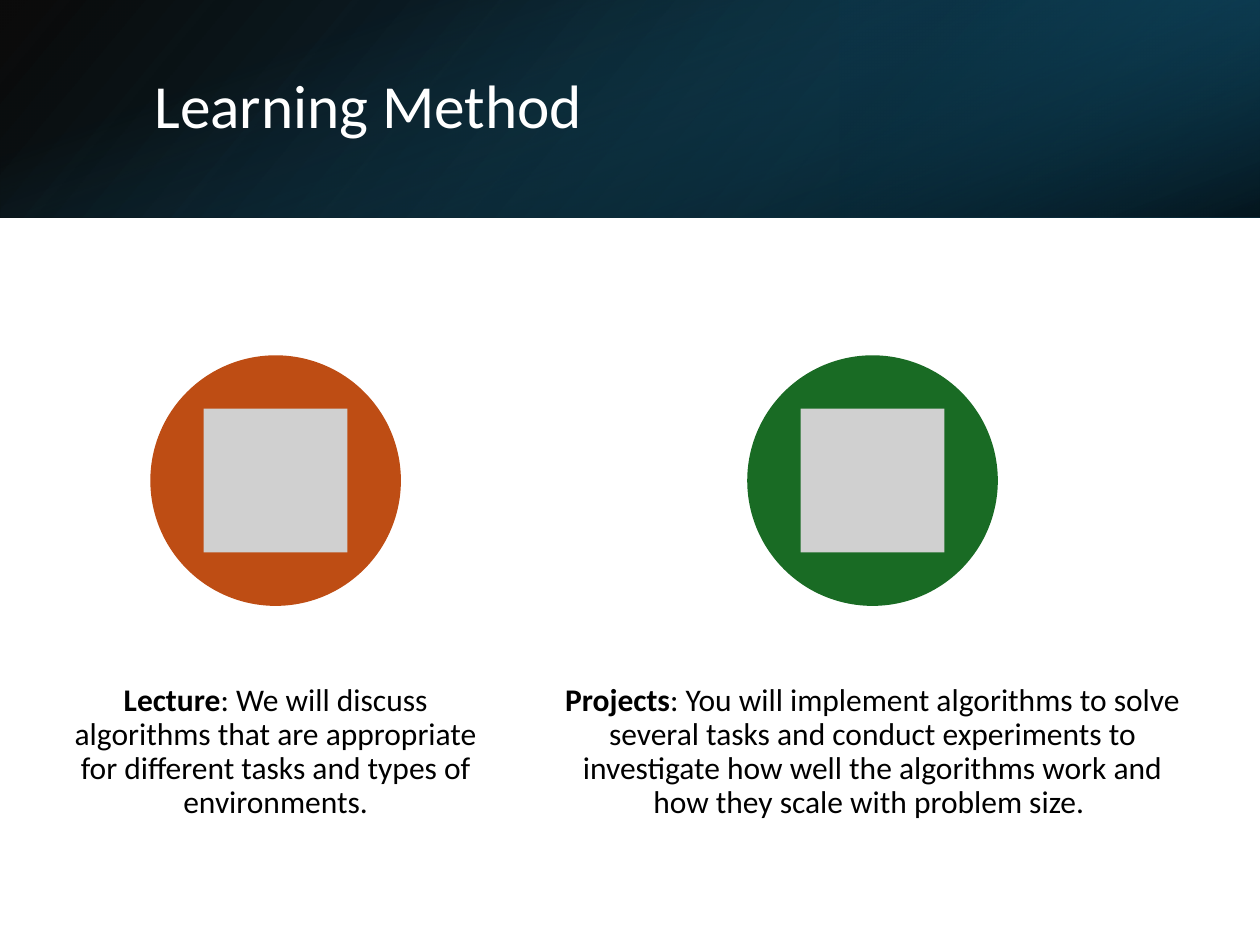
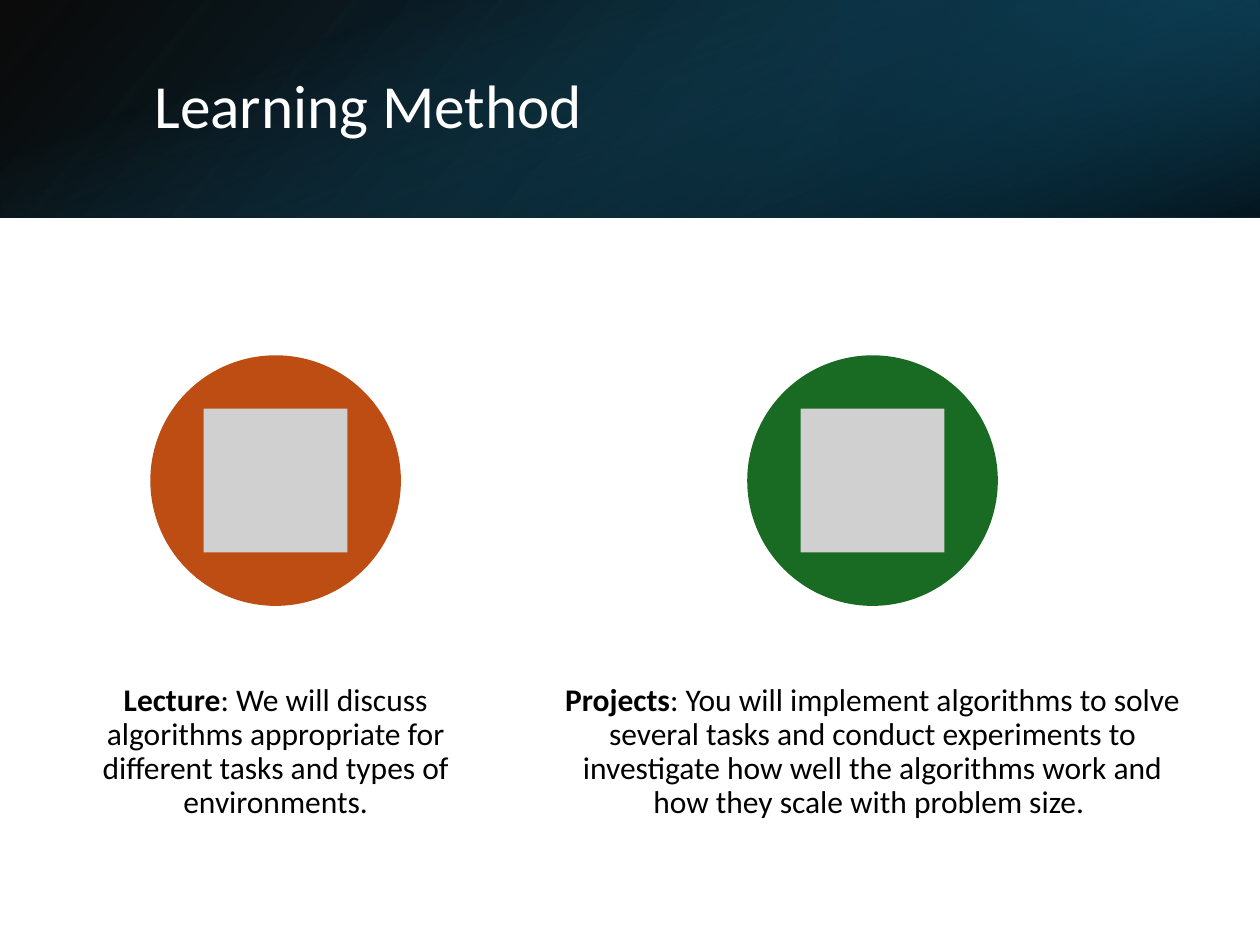
Before and after one commit to mhahsler/CS7320-AI, a slide deck: slide 3 of slides/00_course_intro.pptx. Drawn at 1260x945 pixels with LibreOffice and Linux fonts; fonts in the diff are those of the drawing; grey boxes stand for pictures. Boxes give left, top, right and bottom in pixels: in the first picture for what was removed or moved away, otherwise in the second. Text is boxed around its words. In the diff, an @@ line names an element or a change of style, - is before the commit and + after.

```diff
--- a/slides/00_course_intro.pptx
+++ b/slides/00_course_intro.pptx
@@ text at bbox=[103, 689, 448, 814]: text changed @@
-Lecture: We will discuss algorithms that are appropriate for different tasks and types of environments.
+Lecture: We will discuss algorithms appropriate for different tasks and types of environments.
```
Also in this commit, not shown: 2 other slides changed, 9 other files.
